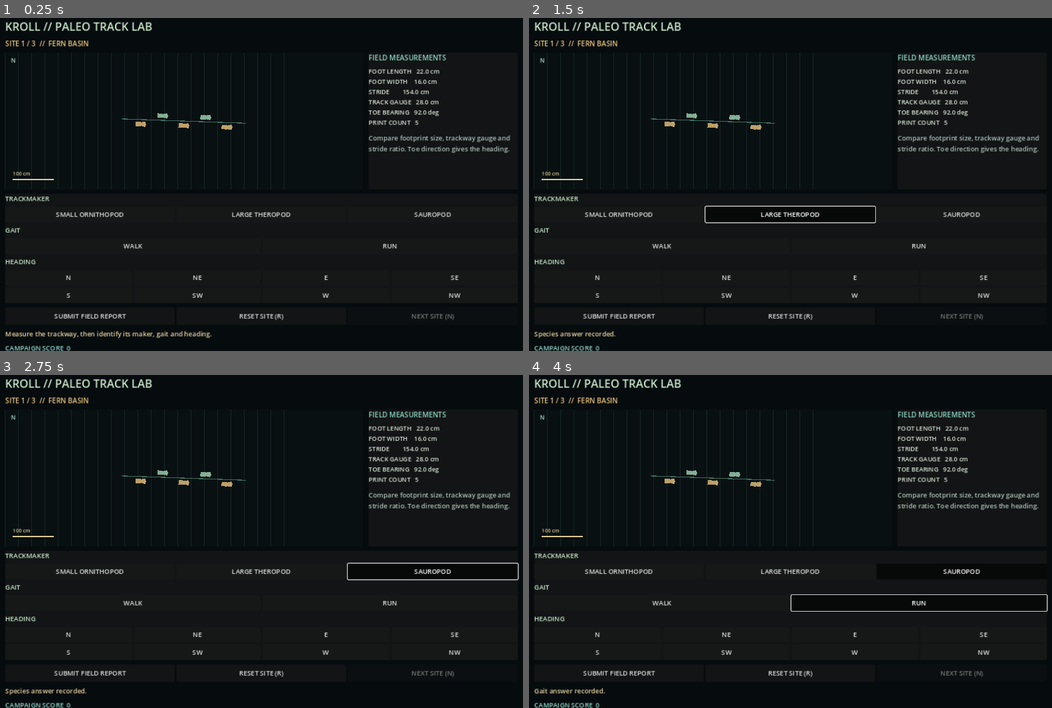
Above: before the commit, frames 1-4 (two rows, left to right).
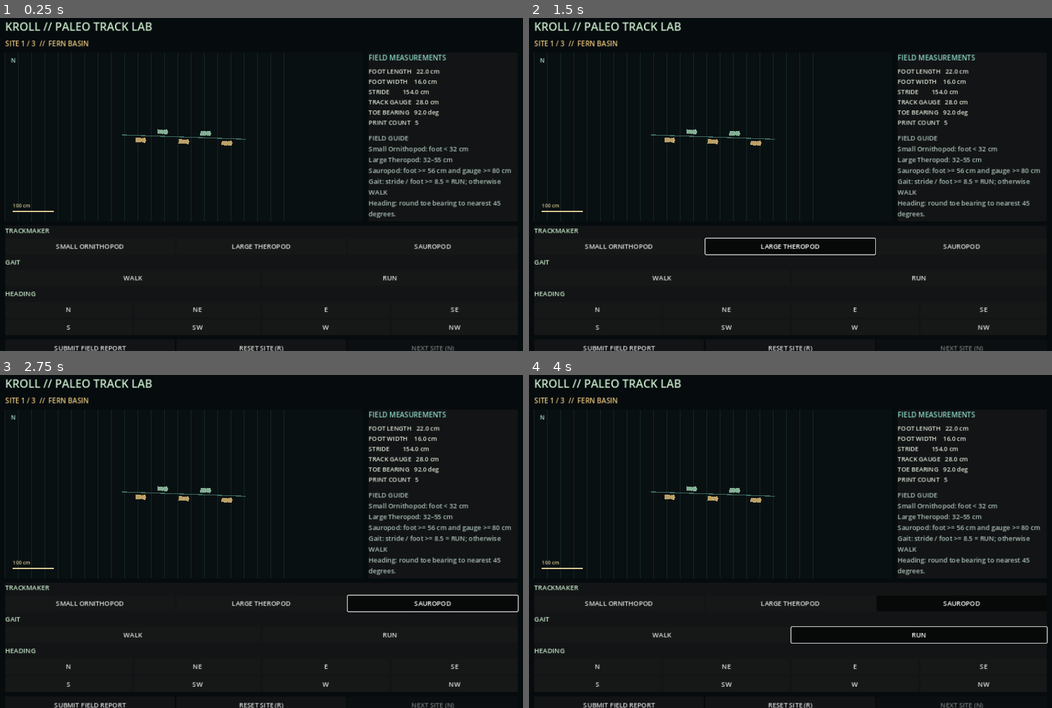
Above: after the commit, the same moments.

Repository: qaqp980520-prog/2126-Survival
Game: Godot game, scene res://main.tscn
The game is run twice, just before and just after one commit, with the same random seed, the same clock (stepped at 60 frames per second) and the same inputs.
Inputs:
- Up to frame 1 (0.25 s): no input
- Up to frame 2 (1.5 s): click "SMALL ORNITHOPOD" at 0.5 s; click "LARGE THEROPOD" at 1.25 s
- Up to frame 3 (2.75 s): click "SAUROPOD" at 2 s
- Up to frame 4 (4 s): click "WALK" at 2.75 s; click "RUN" at 3.5 s

The runs differ from the first frame. In frame 1, 4.6% of the frame differs, in the area x 0-98%, y 28-100%; in frame 2, 4.9%; in frame 3, 4.9%; in frame 4, 4.8%.

Commit message:
Run 83: add playable field guide and classification boundary checks

Diff:
--- a/daily_games/KROLL_Paleo_Track_Lab/main.gd
+++ b/daily_games/KROLL_Paleo_Track_Lab/main.gd
@@ -48,6 +48,7 @@
 var _title_label: Label
 var _site_label: Label
 var _metrics_label: Label
+var _field_guide_label: Label
 var _status_label: Label
 var _score_label: Label
 var _submit_button: Button
@@ -130,11 +131,11 @@
     _metrics_label.add_theme_font_size_override("font_size", 15)
     data_column.add_child(_metrics_label)
 
-    var note := Label.new()
-    note.text = "Compare footprint size, trackway gauge and stride ratio. Toe direction gives the heading."
-    note.autowrap_mode = TextServer.AUTOWRAP_WORD_SMART
-    note.add_theme_color_override("font_color", Color(0.68, 0.76, 0.72))
-    data_column.add_child(note)
+    _field_guide_label = Label.new()
+    _field_guide_label.text = "FIELD GUIDE\nSmall Ornithopod: foot < 32 cm\nLarge Theropod: 32–55 cm\nSauropod: foot >= 56 cm and gauge >= 80 cm\nGait: stride / foot >= 8.5 = RUN; otherwise WALK\nHeading: round toe bearing to nearest 45 degrees."
+    _field_guide_label.autowrap_mode = TextServer.AUTOWRAP_WORD_SMART
+    _field_guide_label.add_theme_color_override("font_color", Color(0.68, 0.76, 0.72))
+    data_column.add_child(_field_guide_label)
 
     var answer_panel := PanelContainer.new()
     column.add_child(answer_panel)
@@ -253,6 +254,9 @@
 
 func get_metrics_text() -> String:
     return _metrics_label.text if _metrics_label != null else ""
+
+func get_field_guide_text() -> String:
+    return _field_guide_label.text if _field_guide_label != null else ""
 
 func _refresh() -> void:
     if _rules == null or _state.is_empty():
